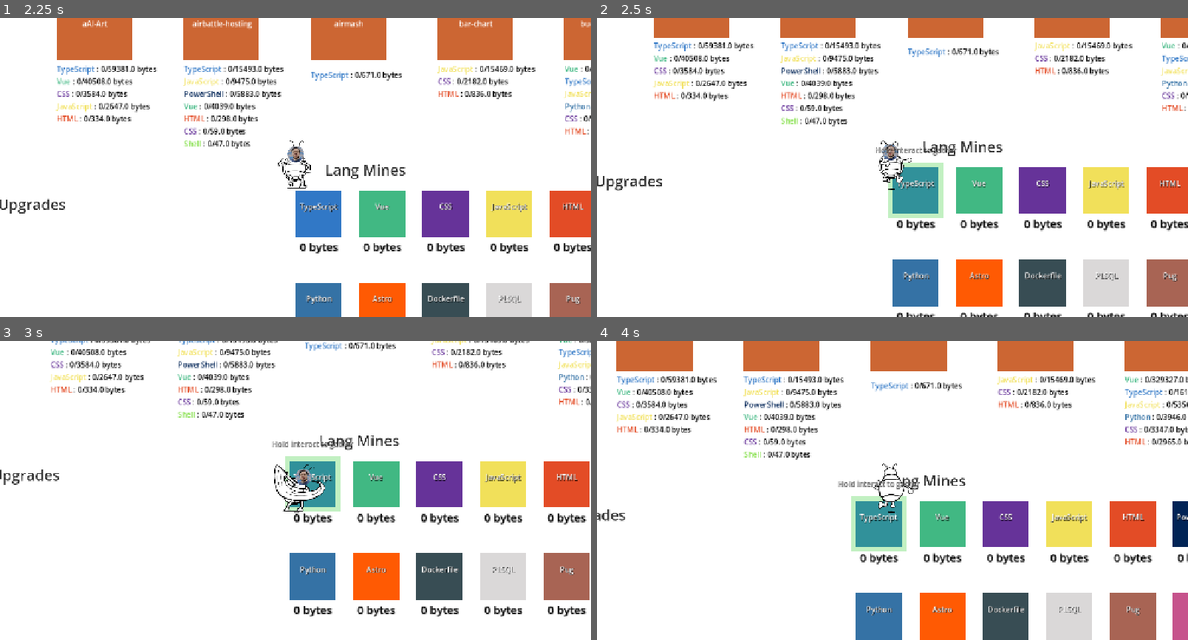
Above: before the commit, frames 1-4 (two rows, left to right).
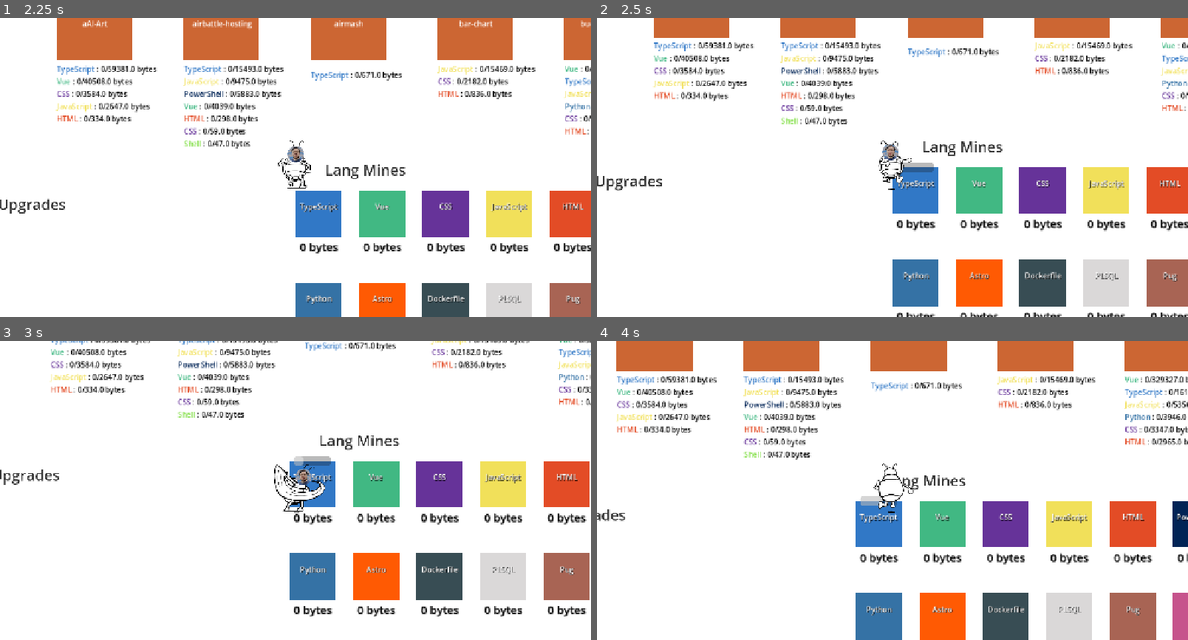
Above: after the commit, the same moments.

Repository: parsehex/git-outta-here
Game: Godot game, scene res://scenes/levels/Intro.tscn
The game is run twice, just before and just after one commit, with the same random seed, the same clock (stepped at 60 frames per second) and the same inputs.
Inputs:
- Up to frame 1 (2.25 s): click "New Game" at 0.5 s; tap Enter at 1.25 s; hold Right (move_right) 1.28-2.03 s; hold E (interact) 1.28-2.03 s; tap L at 1.55, 2.1 s; hold Down (move_down) from 2.03 s (still down)
- Up to frame 2 (2.5 s): keep holding Down (move_down); tap E (interact) at 2.3 s
- Up to frame 3 (3 s): release Down (move_down) at 2.78 s; hold Right (move_right) from 2.78 s (still down); tap Ctrl (attack) at 2.85 s
- Up to frame 4 (4 s): tap L at 3.05 s; release Right (move_right) at 3.53 s; hold Up (move_up) from 3.53 s (still down); tap E (interact) at 3.6 s

Frame 1 is identical in both runs. In frame 2, 1.6% of the frame differs, in the area x 47-61%, y 42-67%; in frame 3, 1.3%; in frame 4, 1.7%, in the area x 40-55%, y 46-71%.

Commit message:
languages accumulate on their own

Diff:
--- a/scenes/misc/Mine.gd
+++ b/scenes/misc/Mine.gd
@@ -3,6 +3,8 @@
 @export var language_name: String = ""
 @export var language_color: Color = Color.WHITE
 @export var gather_rate: float = 1.0 # bytes per second when holding interact
+@export var accumulation_rate_increase_per_gather: float = 0.03 # How much the rate increases per gather
+@export var accumulation_rate_chance: float = 0.33 # Chance for accumulation rate to increase (0.0 to 1.0)
 
 signal mine_interacted(mine_node: Node)
 
@@ -10,12 +12,14 @@
 @onready var range_indicator = $RangeIndicator
 @onready var label: Label = $Label
 @onready var count_label: Label = $CountLabel
-@onready var tooltip: Label = $Tooltip
+@onready var accumulation_rate_label: Label = $AccumulationRateLabel
 
 var player_in_range = false
 var player_node = null
 var gather_progress = 0.0
 var gather_duration = 2.75 # seconds to gather some bytes
+var current_accumulation_rate: float = 0.0
+var accumulated_bytes: float = 0.0
 
 func _ready():
 	body_entered.connect(_on_body_entered)
@@ -23,16 +27,31 @@
 
 	if progress_bar:
 		progress_bar.visible = false
-	if range_indicator:
-		range_indicator.visible = false
 	if label:
 		label.text = language_name
 	$Body.color = language_color
-	_update_count_label()
+
+	# Initialize accumulation rate from Globals or set to base
+	if Globals.mine_accumulation_rates.has(language_name):
+		current_accumulation_rate = Globals.mine_accumulation_rates[language_name]
+	else:
+		current_accumulation_rate = 0.0
+		Globals.mine_accumulation_rates[language_name] = current_accumulation_rate
+
+	_update_labels()
 	pass
 
 func _process(delta):
-	if player_in_range and player_node and Input.is_action_pressed("interact"):
+	# Passive accumulation
+	if current_accumulation_rate > 0:
+		accumulated_bytes += current_accumulation_rate * delta
+		if accumulated_bytes >= 1.0: # Add to inventory once a full byte is accumulated
+			var whole_bytes = floor(accumulated_bytes)
+			Inventory.add_item(language_name, whole_bytes, true)
+			accumulated_bytes -= whole_bytes
+			_update_labels()
+
+	if player_in_range and player_node:
 		gather_progress += (delta / gather_duration) * 100
 		gather_progress = clamp(gather_progress, 0, 100)
 
@@ -46,47 +65,43 @@
 			if progress_bar:
 				progress_bar.value = 0.0
 				progress_bar.visible = false
-	else:
-		gather_progress = 0.0
-		if progress_bar:
-			progress_bar.value = 0.0
-			progress_bar.visible = false
 
-	_update_count_label()
+	_update_labels()
 
 func _gather_completed():
 	var bytes_gathered = 100 # Arbitrary amount
 	Inventory.add_item(language_name, bytes_gathered)
 	print("Gathered " + str(bytes_gathered) + " bytes of " + language_name)
-	_update_count_label()
+
+	# Increase accumulation rate with a random chance
+	if randf() < accumulation_rate_chance:
+		current_accumulation_rate += accumulation_rate_increase_per_gather
+		Globals.mine_accumulation_rates[language_name] = current_accumulation_rate
+		print("Accumulation rate for " + language_name + " increased to: " + str(current_accumulation_rate))
+
+	_update_labels()
 
 func _on_body_entered(body):
 	if body is Player:
 		player_in_range = true
 		player_node = body
-		if range_indicator:
-			range_indicator.visible = true
-		if tooltip:
-			tooltip.visible = true
 		print("Player entered mine area for language: " + language_name)
 
 func _on_body_exited(body):
 	if body is Player:
 		player_in_range = false
 		player_node = null
-		gather_progress = 0.0
 		if progress_bar:
 			progress_bar.visible = false
-		if range_indicator:
-			range_indicator.visible = false
-		if tooltip:
-			tooltip.visible = false
 		print("Player exited mine area for language: " + language_name)
 
-func _update_count_label():
+func _update_labels():
 	if count_label and language_name != "":
 		var current_count = Inventory.get_item(language_name)
 		count_label.text = str(current_count) + " bytes"
+
+	if accumulation_rate_label and language_name != "" and current_accumulation_rate > 0:
+		accumulation_rate_label.text = "Rate: " + "%.2f" % current_accumulation_rate + " b/s"
 
 func interact():
 	if language_name != "":
--- a/scenes/misc/Mine.tscn
+++ b/scenes/misc/Mine.tscn
@@ -6,6 +6,7 @@
 radius = 50.0
 
 [node name="Mine" type="Area2D"]
+z_index = -1
 scale = Vector2(2, 2)
 script = ExtResource("1")
 
@@ -20,13 +21,6 @@
 value = 50.0
 show_percentage = false
 
-[node name="RangeIndicator" type="ColorRect" parent="."]
-offset_left = -60.0
-offset_top = -60.0
-offset_right = 60.0
-offset_bottom = 60.0
-color = Color(0.2, 0.8, 0.2, 0.3)
-
 [node name="Label" type="Label" parent="."]
 offset_left = -60.0
 offset_top = -27.0
@@ -37,7 +31,6 @@
 horizontal_alignment = 1
 
 [node name="CountLabel" type="Label" parent="."]
-z_index = -1
 offset_left = -60.0
 offset_top = 55.0
 offset_right = 61.0
@@ -48,16 +41,14 @@
 text = "0 bytes"
 horizontal_alignment = 1
 
-[node name="Tooltip" type="Label" parent="."]
-visible = false
-modulate = Color(1, 1, 1, 0.5)
-z_index = 10
-offset_left = -100.0
-offset_top = -100.0
-offset_right = 100.0
-offset_bottom = -77.0
-theme_override_colors/font_shadow_color = Color(0, 0, 0, 1)
-text = "Hold interact to gather"
+[node name="AccumulationRateLabel" type="Label" parent="."]
+offset_left = -49.5
+offset_top = 11.0
+offset_right = 50.0
+offset_bottom = 45.0
+theme_override_colors/font_color = Color(0.3553136, 0.35531354, 0.35531366, 1)
+theme_override_colors/font_shadow_color = Color(0, 0, 0, 0.2901961)
+theme_override_font_sizes/font_size = 12
 horizontal_alignment = 1
 
 [node name="Body" type="ColorRect" parent="."]
--- a/scenes/misc/StatusText.gd
+++ b/scenes/misc/StatusText.gd
@@ -24,7 +24,9 @@
 	_queue_message(txt)
 	pass
 
-func _inventory_updated(action, type, amount):
+func _inventory_updated(action, type, amount, skip_status):
+	if skip_status:
+		return
 	var txt
 	match action:
 		"added":
--- a/singletons/Globals.gd
+++ b/singletons/Globals.gd
@@ -6,6 +6,7 @@
 var money = 0
 var player_position = Vector2()
 var lang_colors: Dictionary = {}
+var mine_accumulation_rates: Dictionary = {} # Stores accumulation rates for each language mine
 var pending_repository_data = null
 
 func _ready():
@@ -41,6 +42,7 @@
 	save_dict.player_position = {'x': player_position.x, 'y': player_position.y}
 	save_dict.inventory = Inventory.list()
 	save_dict.quests = Quest.get_quest_list()
+	save_dict.mine_accumulation_rates = mine_accumulation_rates # Save mine accumulation rates
 	# Save repository progress if available
 	var current_scene = get_tree().current_scene
 	if current_scene and current_scene.has_method("get_repository_progress"):
@@ -92,6 +94,9 @@
 	if save_dict.has("player_position"):
 		player_position = Vector2(save_dict.player_position.x, save_dict.player_position.y)
 
+	if save_dict.has("mine_accumulation_rates"):
+		mine_accumulation_rates = save_dict.mine_accumulation_rates
+
 	# Restore repository progress if available
 	if save_dict.has("repository_progress"):
 		var current_scene = get_tree().current_scene
--- a/singletons/Inventory.gd
+++ b/singletons/Inventory.gd
@@ -7,7 +7,7 @@
 
 # action can be 'added' some amount of some items is added and 'removed' when some amount
 # of some item is removed
-signal item_changed(action, type, amount)
+signal item_changed(action, type, amount, skip_status)
 signal money_changed(new_money: int)
 
 var inventory = {}
@@ -20,25 +20,25 @@
 		return 0
 
 
-func add_item(type: String, amount: int) -> bool:
+func add_item(type: String, amount: int, skip_status = false) -> bool:
 	if inventory.has(type):
 		inventory[type] += amount
-		emit_signal("item_changed", "added", type, amount)
+		emit_signal("item_changed", "added", type, amount, skip_status)
 		Globals.save_game()
 		return true
 	else:
 		inventory[type] = amount
-		emit_signal("item_changed", "added", type, amount)
+		emit_signal("item_changed", "added", type, amount, skip_status)
 		Globals.save_game()
 		return true
 
 
-func remove_item(type: String, amount: int) -> bool:
+func remove_item(type: String, amount: int, skip_status = false) -> bool:
 	if inventory.has(type) and inventory[type] >= amount:
 		inventory[type] -= amount
 		if inventory[type] == 0:
 			inventory.erase(type)
-		emit_signal("item_changed", "removed", type, amount)
+		emit_signal("item_changed", "removed", type, amount, skip_status)
 		Globals.save_game()
 		return true
 	else:
